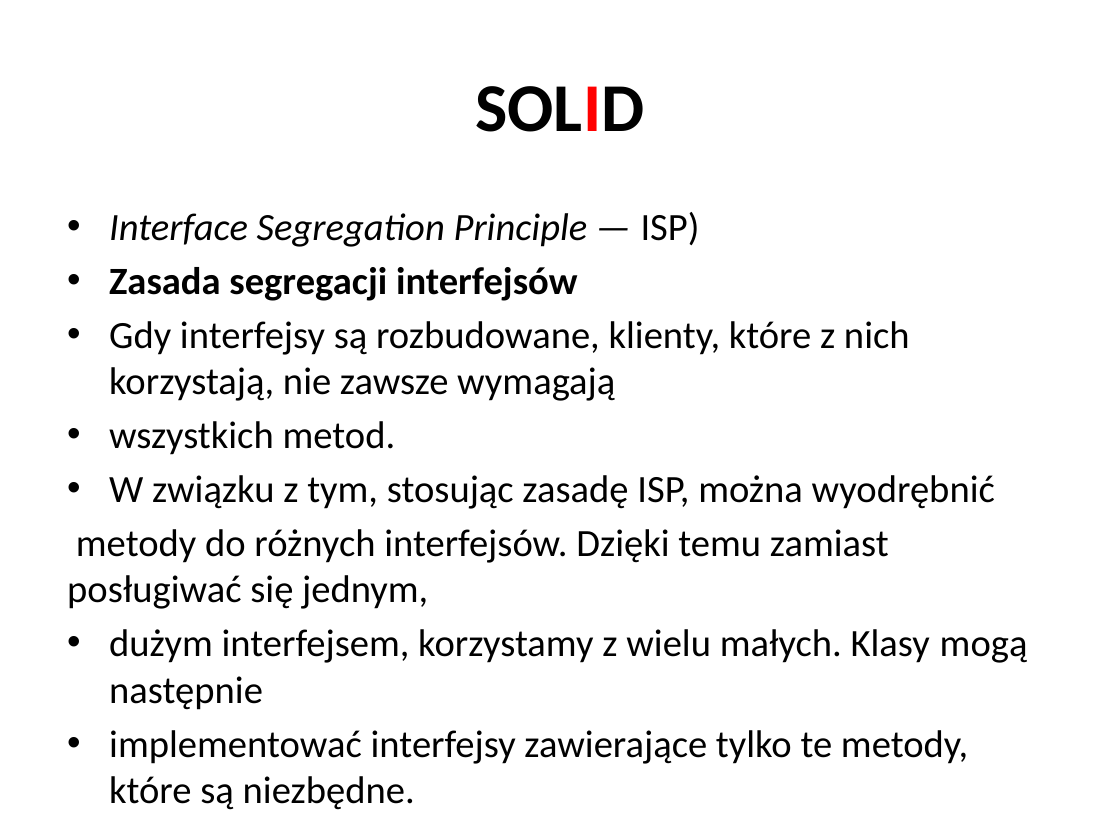
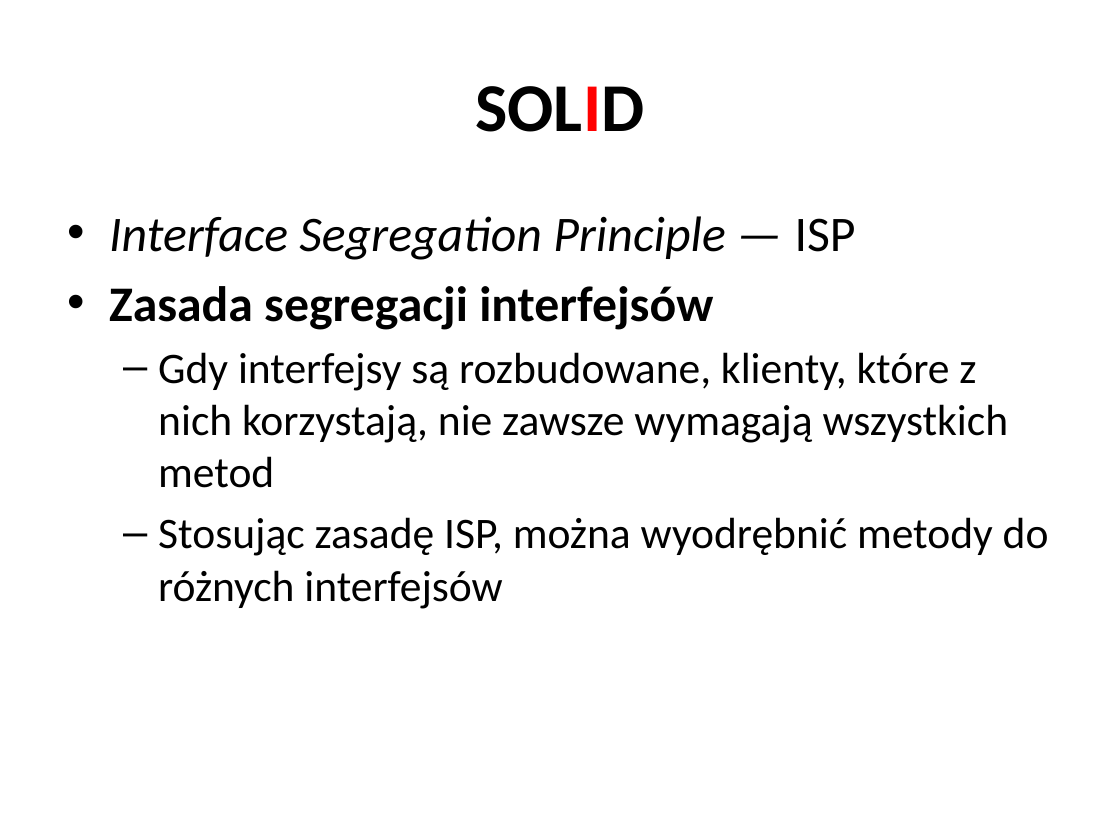
Before and after one commit to vantale/SOLID, a slide deck: slide 7 of CleanCode/Docs/Wprowadzenie do SOLID&CleanCode.pptx (slide 6 before the commit). Drawn at 1120x840 pixels with LibreOffice and Linux fonts; fonts in the diff are those of the drawing. Boxes give left, top, right and bottom in pixels: in the first picture for what was removed or moved away, otherwise in the second. Text is boxed around its words. In the diff, an @@ line names an element or a change of style, - is before the commit and + after.

```diff
--- a/CleanCode/Docs/Wprowadzenie do SOLID&CleanCode.pptx
+++ b/CleanCode/Docs/Wprowadzenie do SOLID&CleanCode.pptx
@@ text at bbox=[109, 216, 856, 260]: text changed; size 24.8 to 32 pt @@
-• Interface Segregation Principle — ISP)
+• Interface Segregation Principle — ISP
@@ text at bbox=[109, 286, 713, 330]: size 24.8 to 32 pt in "Zasada segregacji interfejsów"; more space between paragraphs @@
@@ text at bbox=[158, 352, 1049, 609]: text changed; size 24.8 to 28 pt @@
-• Gdy interfejsy są rozbudowane, klienty, które z nich korzystają, nie zawsze wymagają
-• wszystkich metod.
-• W związku z tym, stosując zasadę ISP, można wyodrębnić
-metody do różnych interfejsów. Dzięki temu zamiast posługiwać się jednym,
-• dużym interfejsem, korzystamy z wielu małych. Klasy mogą następnie
-• implementować interfejsy zawierające tylko te metody, które są niezbędne.
+  – Gdy interfejsy są rozbudowane, klienty, które z nich korzystają, nie zawsze wymagają wszystkich metod
+  – Stosując zasadę ISP, można wyodrębnić metody do różnych interfejsów
```
Also in this commit, not shown: 49 other slides changed, 15 slides added, 4 slides removed.
